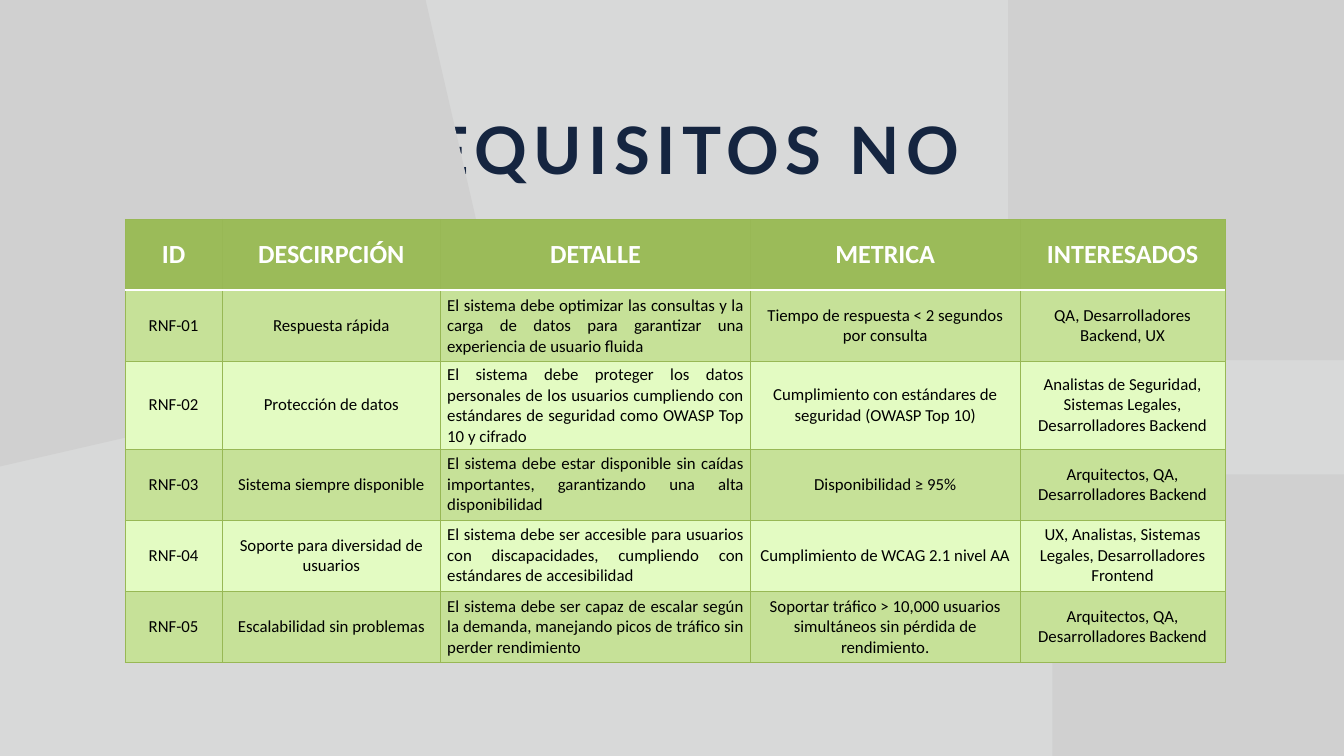
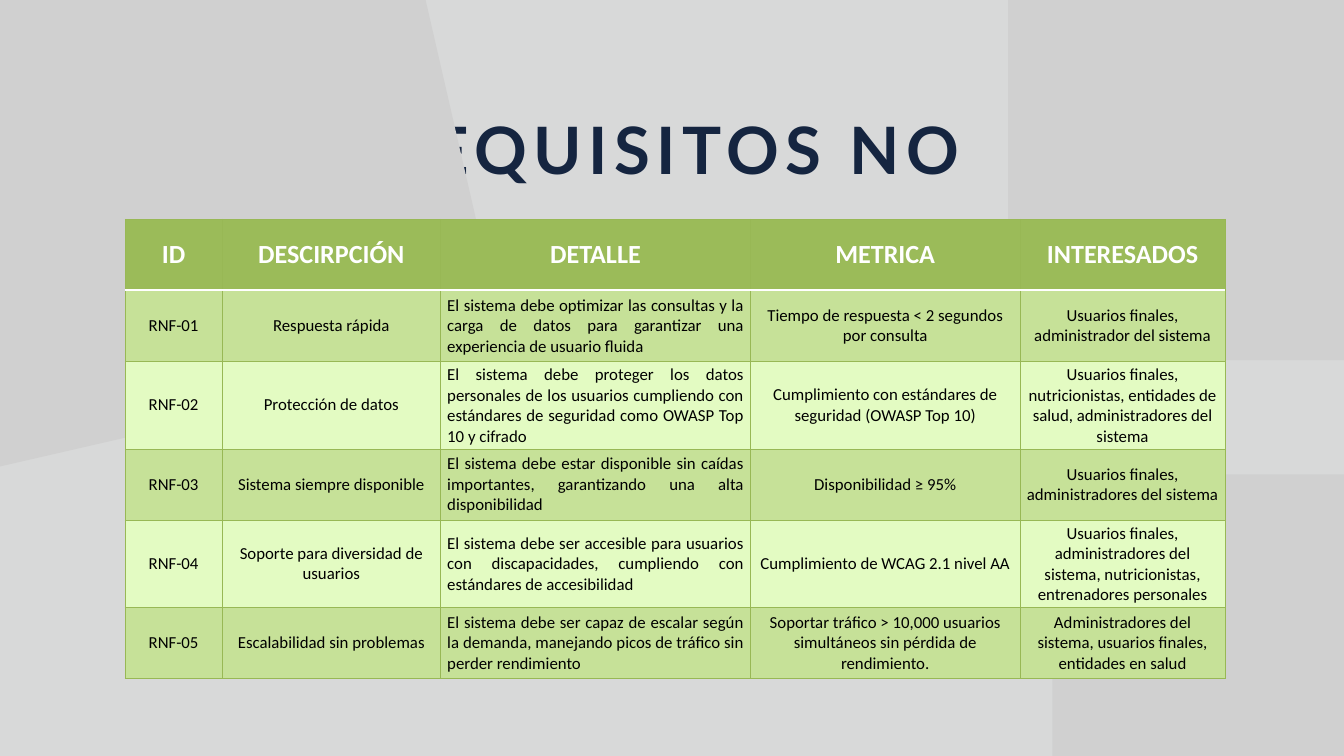
Before and after one commit to Jucer74/SoftwareArchitecture, a slide deck: slide 5 of Project/Context/NutrIA.context.pptx. Drawn at 1344x756 pixels with LibreOffice and Linux fonts; fonts in the diff are those of the drawing; grey boxes stand for pictures. Boxes give left, top, right and bottom in pixels: in the first picture for what was removed or moved away, otherwise in the second. Text is boxed around its words. In the diff, an @@ line names an element or a change of style, - is before the commit and + after.

```diff
--- a/Project/Context/NutrIA.context.pptx
+++ b/Project/Context/NutrIA.context.pptx
@@ table at box(125, 219, 1224, 679) @@
-row 2, column 5: QA, Desarrolladores Backend, UX
+row 2, column 5: Usuarios finales, administrador del sistema
-row 3, column 5: Analistas de Seguridad, Sistemas Legales, Desarrolladores Backend
+row 3, column 5: Usuarios finales, nutricionistas, entidades de salud, administradores del sistema
-row 4, column 5: Arquitectos, QA, Desarrolladores Backend
+row 4, column 5: Usuarios finales, administradores del sistema
-row 5, column 5: UX, Analistas, Sistemas Legales, Desarrolladores Frontend
+row 5, column 5: Usuarios finales, administradores del sistema, nutricionistas, entrenadores personales
-row 6, column 5: Arquitectos, QA, Desarrolladores Backend
+row 6, column 5: Administradores del sistema, usuarios finales, entidades en salud
```
Also in this commit, not shown: 1 other slide changed.
